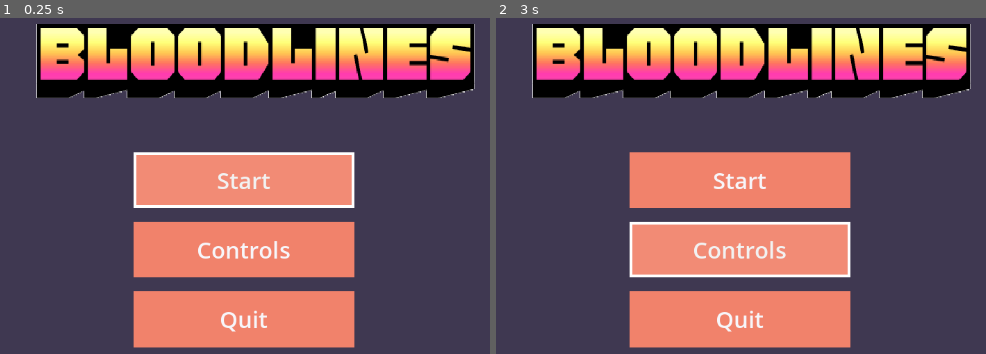
Above: before the commit, frames 1-2 (left to right).
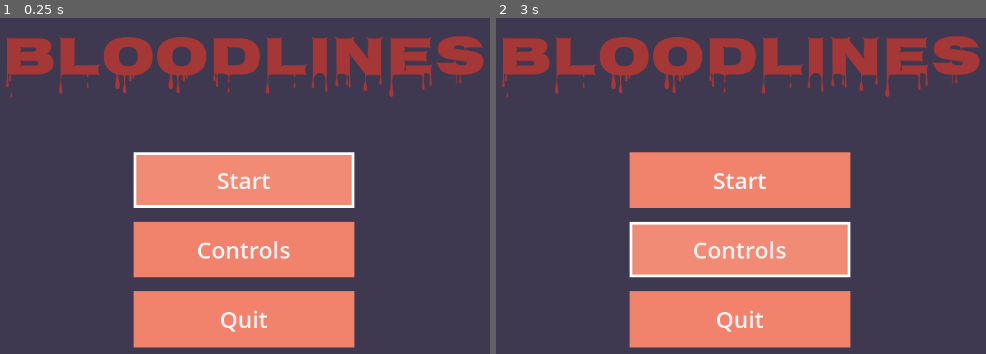
Above: after the commit, the same moments.

Repository: Khuselonditha/truth_and_consequences
Game: Godot game, scene res://Screens/MainMenu/MainMenu.tscn
Same seed, same stepped clock (60 frames per second), same inputs: the game is played once before the commit and once after it.
Inputs:
- Up to frame 1 (0.25 s): no input
- Up to frame 2 (3 s): click "Start" at 0.5 s; click "Start" at 1.25 s; click "Start" at 2 s; click "Controls" at 2.75 s

The runs differ from the first frame. In frame 1, 20% of the frame differs, in the area x 1-99%, y 1-24%; in frame 2, 20%.

Commit message:
After making changes to the MainMenu scene, using fonts instead of an image

Diff:
--- a/Screens/MainMenu/MainMenu.tscn
+++ b/Screens/MainMenu/MainMenu.tscn
@@ -1,7 +1,7 @@
 [gd_scene load_steps=8 format=3 uid="uid://b83m0d5hmk8qx"]
 
 [ext_resource type="Script" uid="uid://dpml2dw44cr88" path="res://Screens/MainMenu/MainMenu.gd" id="1_e1qn7"]
-[ext_resource type="Texture2D" uid="uid://xpyt53ylyy6c" path="res://Assets/Bloodlines.png" id="2_5g1o6"]
+[ext_resource type="FontFile" uid="uid://6wu4eccuq1hi" path="res://Interface/Fonts/TitleFonts/Nosifer/Nosifer-Regular.ttf" id="3_5f575"]
 
 [sub_resource type="StyleBoxFlat" id="StyleBoxFlat_uemt4"]
 bg_color = Color(0.945098, 0.509804, 0.419608, 1)
@@ -41,18 +41,6 @@
 grow_horizontal = 2
 grow_vertical = 2
 color = Color(0.247059, 0.219608, 0.317647, 1)
-
-[node name="TextureRect" type="TextureRect" parent="."]
-layout_mode = 1
-anchors_preset = 5
-anchor_left = 0.5
-anchor_right = 0.5
-offset_left = -317.0
-offset_top = 100.0
-offset_right = 349.0
-offset_bottom = 233.0
-grow_horizontal = 2
-texture = ExtResource("2_5g1o6")
 
 [node name="VBoxContainer" type="VBoxContainer" parent="."]
 layout_mode = 1
@@ -100,3 +88,18 @@
 theme_override_styles/pressed = SubResource("StyleBoxFlat_e8o8j")
 theme_override_styles/hover = SubResource("StyleBoxFlat_ubikg")
 text = "Quit"
+
+[node name="Label" type="Label" parent="."]
+layout_mode = 1
+anchors_preset = 5
+anchor_left = 0.5
+anchor_right = 0.5
+offset_left = -20.0
+offset_top = 100.0
+offset_right = 20.0
+offset_bottom = 123.0
+grow_horizontal = 2
+theme_override_colors/font_color = Color(0.65, 0.21449998, 0.21449998, 1)
+theme_override_fonts/font = ExtResource("3_5f575")
+theme_override_font_sizes/font_size = 80
+text = "BLOODLINES"
